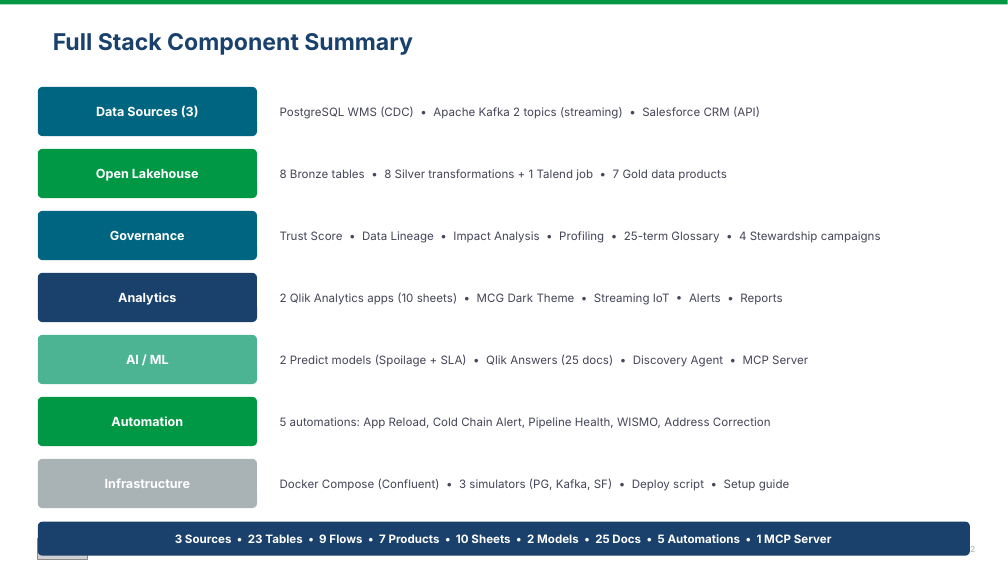
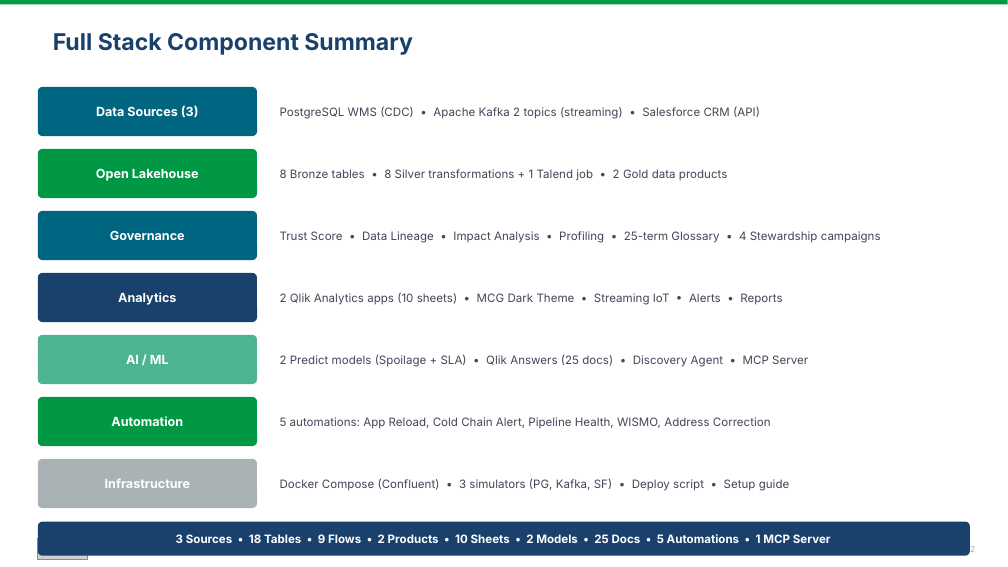
Before and after one commit to robertschoenfeldqlik/meridan_retail_group_qlik_demo_assets, a slide deck: slide 12 of MCG_Technology_Architecture.pptx. Drawn at 1008x567 pixels with LibreOffice and Linux fonts; fonts in the diff are those of the drawing; grey boxes stand for pictures. Boxes give left, top, right and bottom in pixels: in the first picture for what was removed or moved away, otherwise in the second. Text is boxed around its words. In the diff, an @@ line names an element or a change of style, - is before the commit and + after.

```diff
--- a/MCG_Technology_Architecture.pptx
+++ b/MCG_Technology_Architecture.pptx
@@ text at [280, 169, 728, 181]: text changed @@
-8 Bronze tables • 8 Silver transformations + 1 Talend job • 7 Gold data products
+8 Bronze tables • 8 Silver transformations + 1 Talend job • 2 Gold data products
@@ text at [176, 533, 831, 546]: text changed @@
-3 Sources • 23 Tables • 9 Flows • 7 Products • 10 Sheets • 2 Models • 25 Docs • 5 Automations • 1 MCP Server
+3 Sources • 18 Tables • 9 Flows • 2 Products • 10 Sheets • 2 Models • 25 Docs • 5 Automations • 1 MCP Server
```
Also in this commit, not shown: 2 other slides changed, 1 slide added, 1 slide removed, 27 other files.
